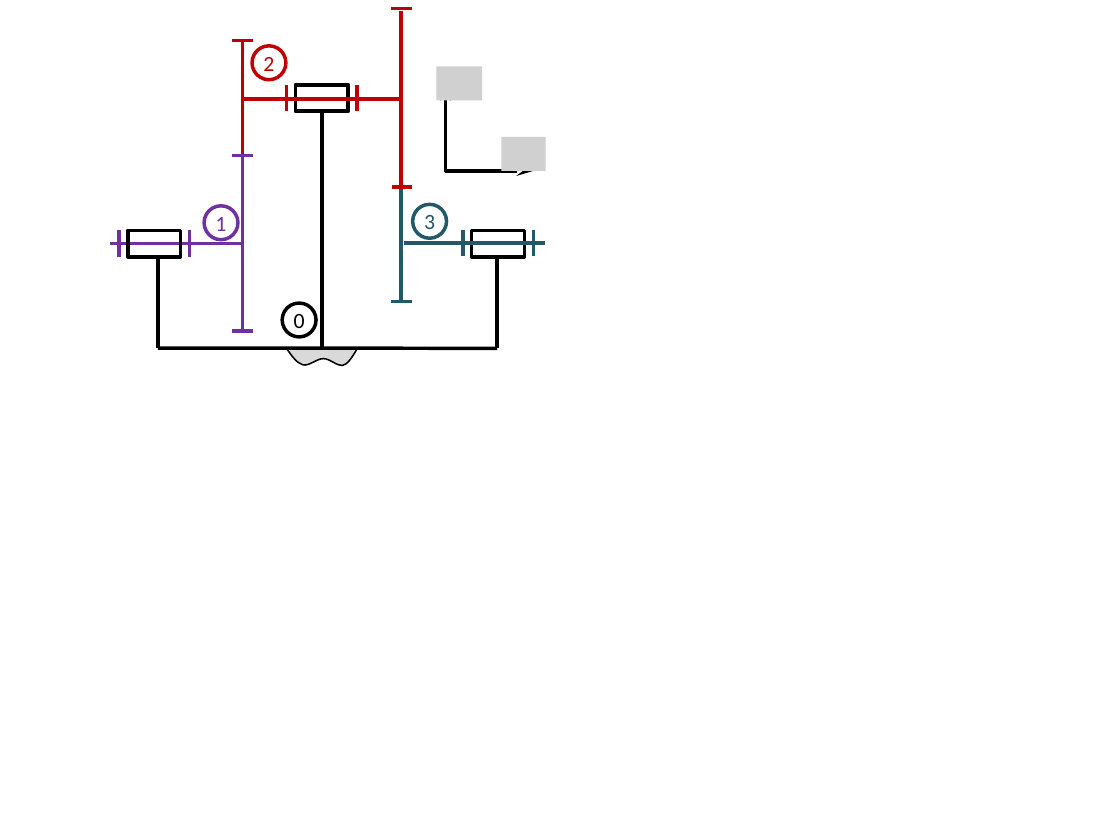
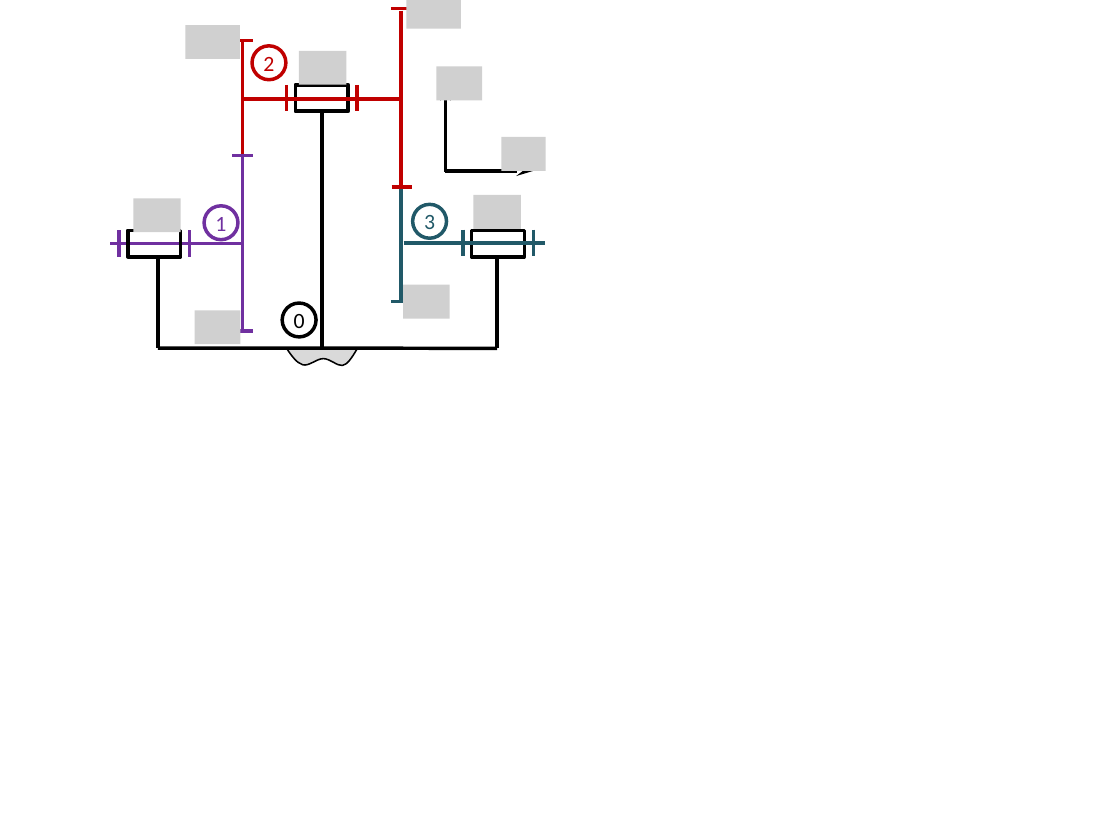
Before and after one commit to xpessoles/Cy_06_PSI_Energetique, a slide deck: slide 3 of Chapitre_01_Energetique/Application_InertieEquivalente_Reducteur/images/Figures.pptx. Drawn at 1120x840 pixels with LibreOffice and Linux fonts; fonts in the diff are those of the drawing; grey boxes stand for pictures. Boxes give left, top, right and bottom in pixels: in the first picture for what was removed or moved away, otherwise in the second. Text is boxed around its words. In the diff, an @@ line names an element or a change of style, - is before the commit and + after.

```diff
--- a/Chapitre_01_Energetique/Application_InertieEquivalente_Reducteur/images/Figures.pptx
+++ b/Chapitre_01_Energetique/Application_InertieEquivalente_Reducteur/images/Figures.pptx
@@ picture added at (x1=186, y1=25, x2=241, y2=58) @@
@@ picture added at (x1=407, y1=0, x2=461, y2=28) @@
@@ picture added at (x1=299, y1=50, x2=347, y2=84) @@
@@ picture added at (x1=133, y1=198, x2=180, y2=232) @@
@@ picture added at (x1=474, y1=195, x2=522, y2=228) @@
@@ picture added at (x1=403, y1=284, x2=449, y2=318) @@
@@ picture added at (x1=195, y1=310, x2=241, y2=344) @@
```
Also in this commit, not shown: 3 other files.
